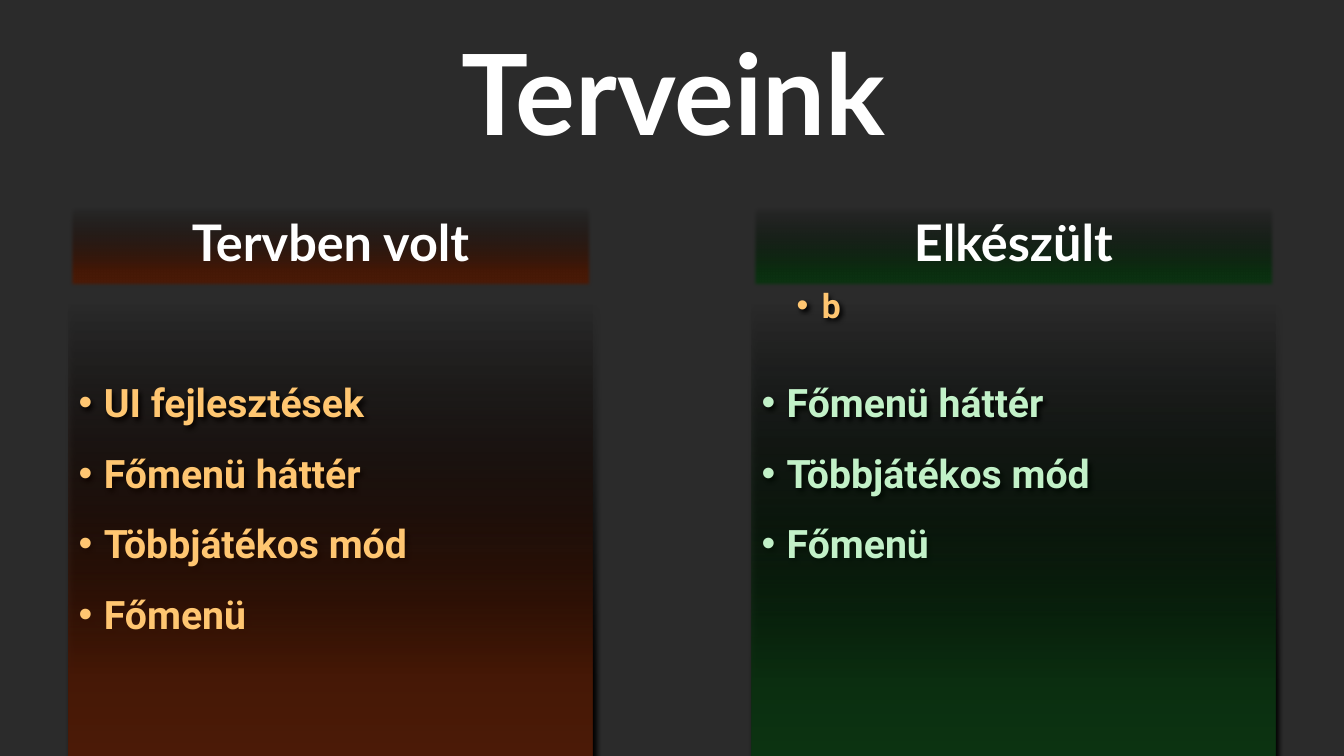
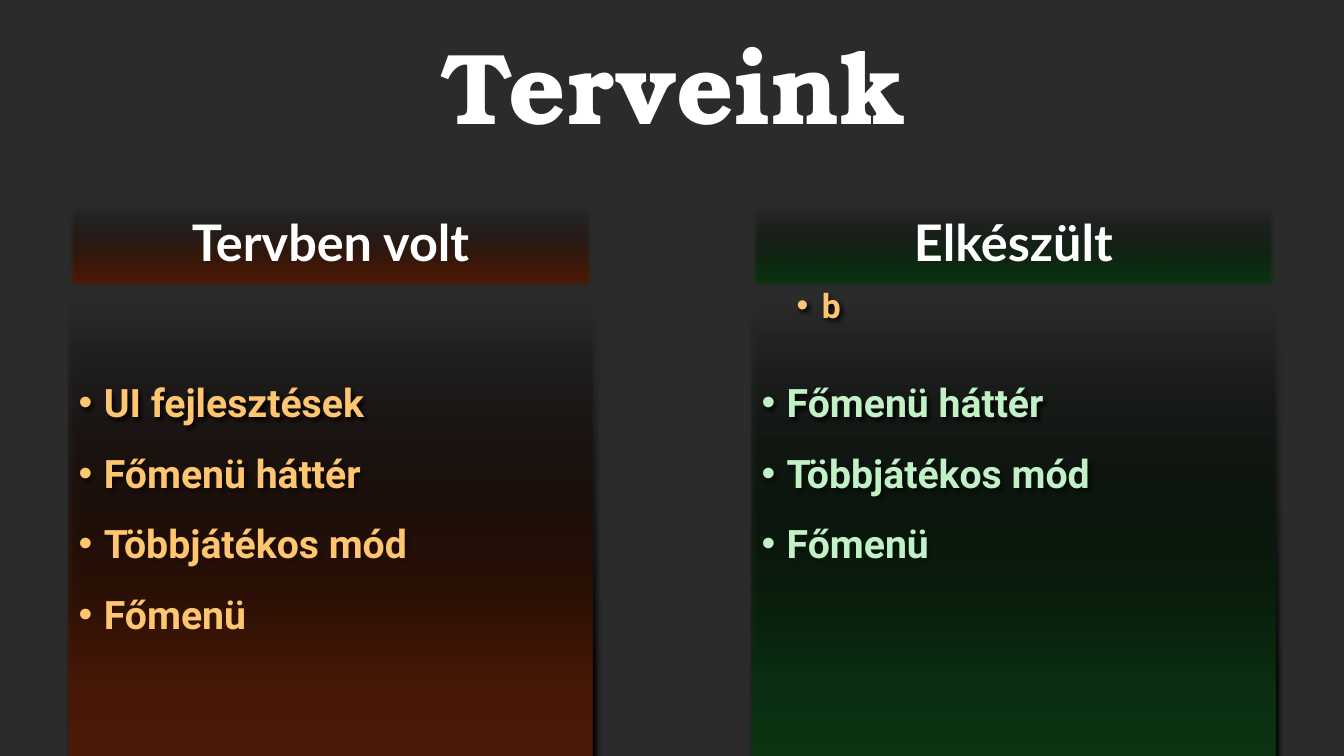
Before and after one commit to PITRv1/DuszaYear2, a slide deck: slide 2 of WORYNMuhely3(1).pptx. Drawn at 1344x756 pixels with LibreOffice and Linux fonts; fonts in the diff are those of the drawing; background and template pictures are left out; a plain dark background stands for a picture behind light text. Boxes give left, top, right and bottom in pixels: in the first picture for what was removed or moved away, otherwise in the second. Text is boxed around its words. In the diff, an @@ line names an element or a change of style, - is before the commit and + after.

```diff
--- a/WORYNMuhely3(1).pptx
+++ b/WORYNMuhely3(1).pptx
@@ text "Terveink" at box(442, 47, 907, 125): size 80 to 72 pt, font Lato to TeX Gyre Bonum @@
```
Also in this commit, not shown: 5 other slides changed.
